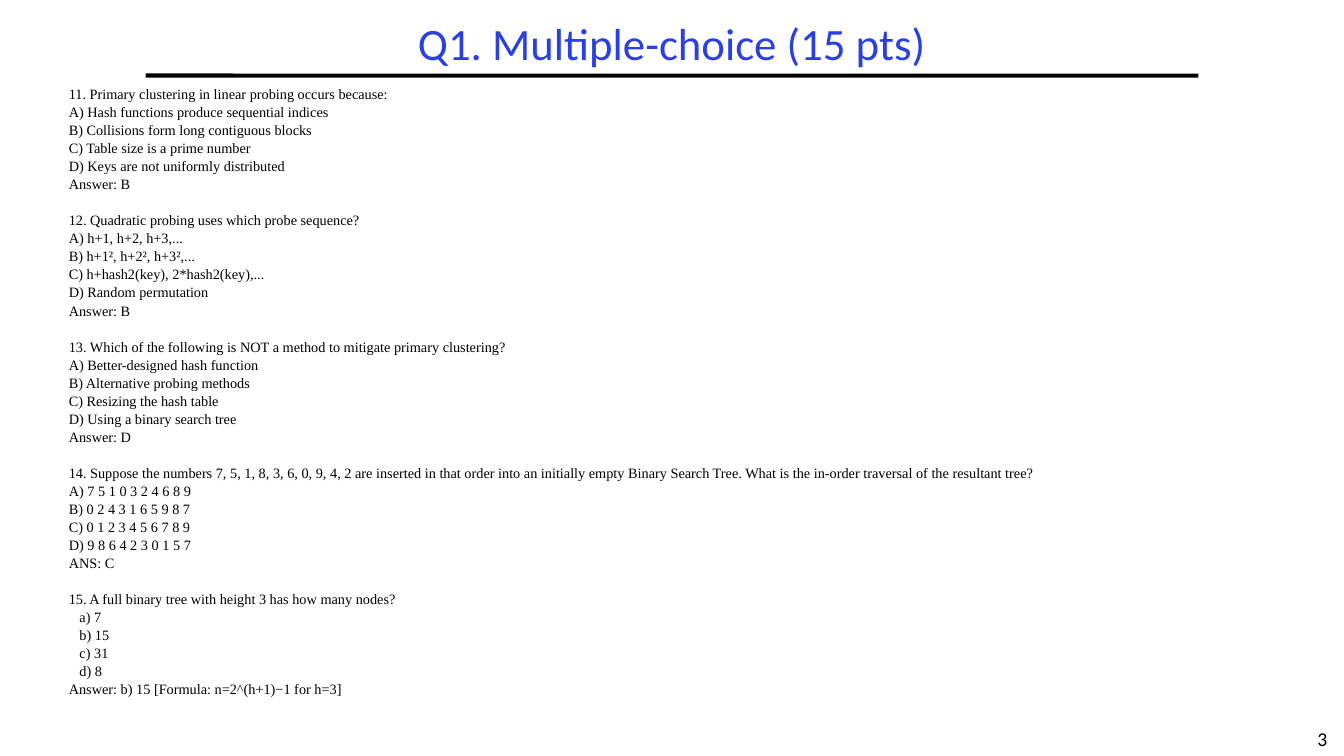
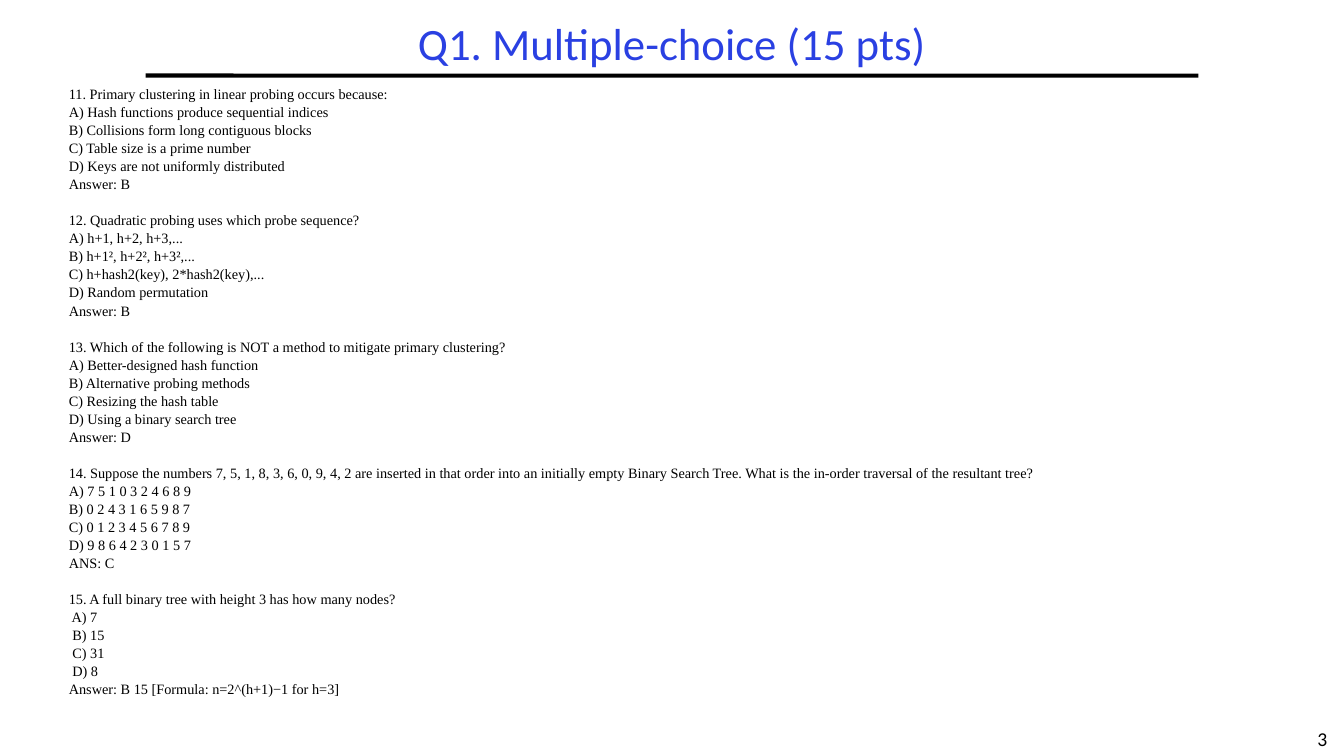
Before and after one commit to guhofstra/CSC111Fa25, a slide deck: slide 3 of PPTs/Exam/CSC017 MidtermExam Sp2025 ANS.pptx. Drawn at 1344x756 pixels with LibreOffice and Linux fonts; fonts in the diff are those of the drawing. Boxes give left, top, right and bottom in pixels: in the first picture for what was removed or moved away, otherwise in the second. Text is boxed around its words. In the diff, an @@ line names an element or a change of style, - is before the commit and + after.

```diff
--- a/PPTs/Exam/CSC017 MidtermExam Sp2025 ANS.pptx
+++ b/PPTs/Exam/CSC017 MidtermExam Sp2025 ANS.pptx
@@ text at box(69, 612, 339, 697): text changed @@
-a) 7
-b) 15
-c) 31
-d) 8
-Answer: b) 15 [Formula: n=2^(h+1)−1 for h=3]
+A) 7
+B) 15
+C) 31
+D) 8
+Answer: B 15 [Formula: n=2^(h+1)−1 for h=3]
```
Also in this commit, not shown: 1 slide added, 1 other file.
